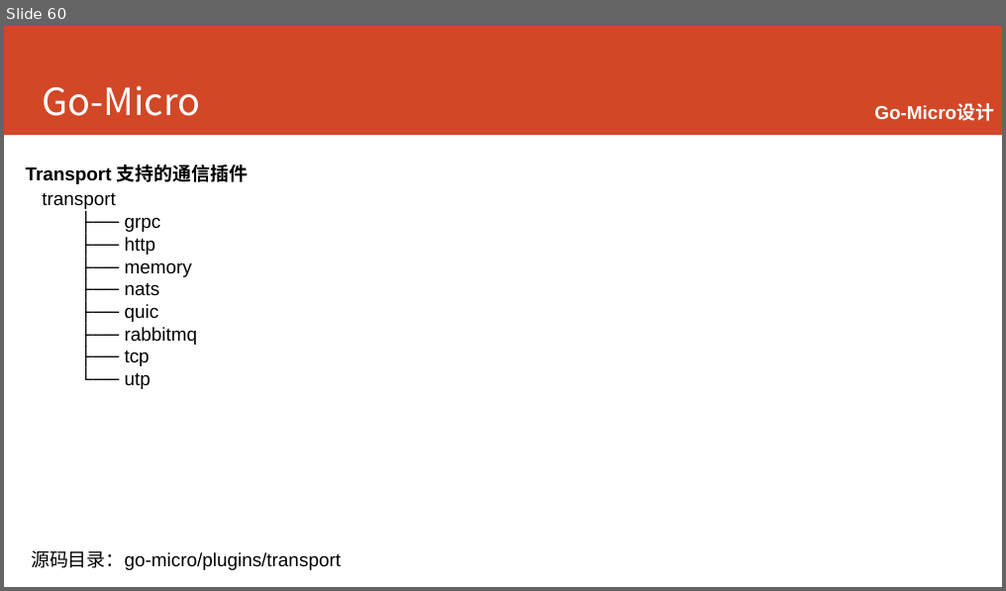
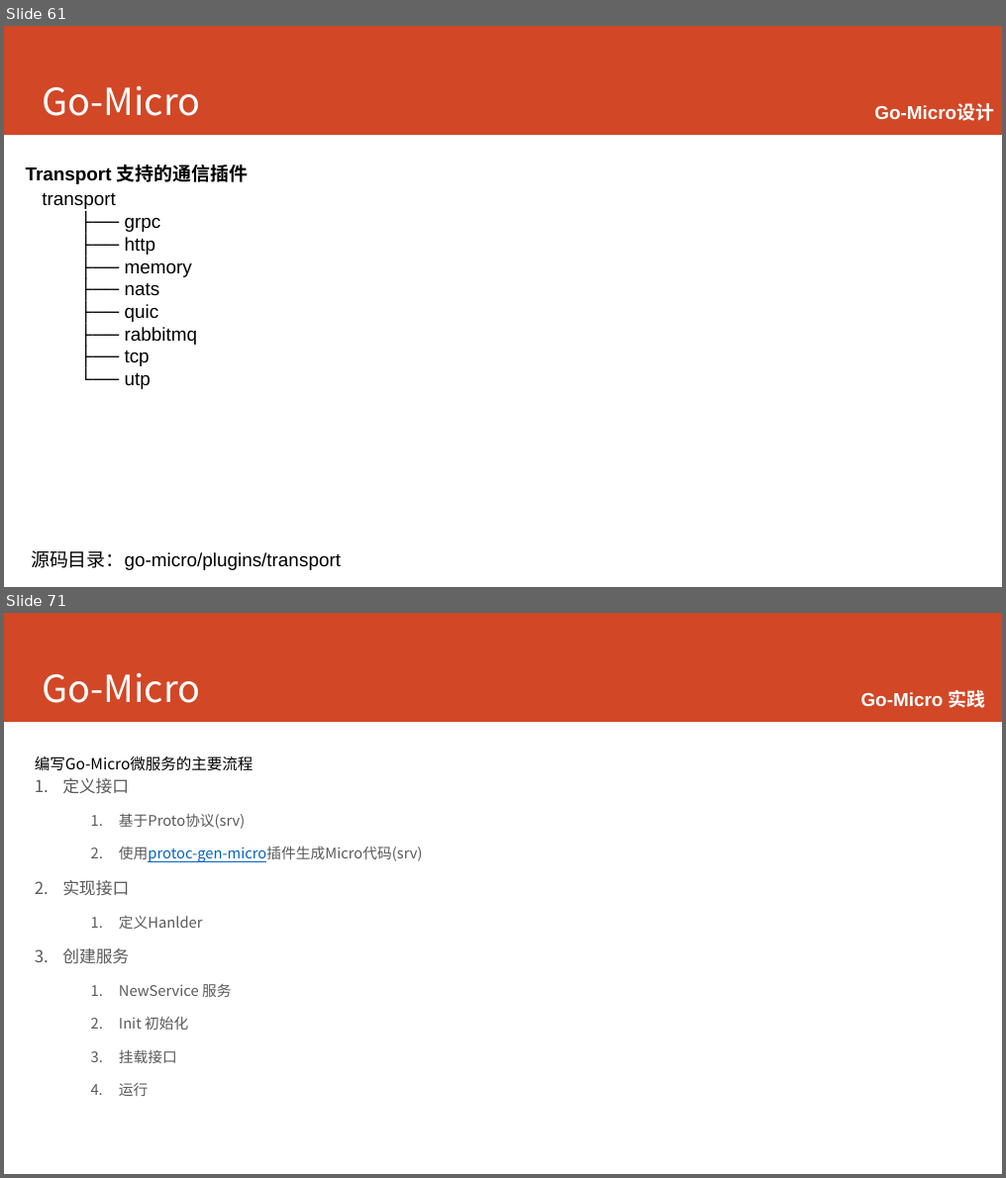
Before and after one commit to printfcoder/printfcoder, a slide deck: course/for-emc/course-for-emc.pptx. Shown one above the other, each under a label of ours: slide 60 before the commit, slides 61 and 71 after it; the slides between them are not shown. The pictures are 1006x591 and 1006x1178 pixels, drawn with LibreOffice and Linux fonts; fonts in the diff are those of the drawing. Boxes give left, top, right and bottom in pixels: in the first picture for what was removed or moved away, otherwise in the second. Text is boxed around its words. In the diff, an @@ line names an element or a change of style, - is before the commit and + after.

```diff
--- a/course/for-emc/course-for-emc.pptx
+++ b/course/for-emc/course-for-emc.pptx
@@ slide 71 added at bbox=[4, 613, 1002, 1174], background #FFFFFF; not listed: 1 template element that a slide beside it also shows @@
@@ title added at bbox=[42, 672, 200, 703], 36 pt, text #FFFFFF @@
+Go-Micro
@@ text added at bbox=[861, 690, 986, 708], 18 pt, text #FFFFFF, bold @@
+  Go-Micro 实践
@@ text added at bbox=[35, 757, 253, 771], 14.8 pt, text #000000 @@
+编写Go-Micro微服务的主要流程
@@ text added at bbox=[62, 778, 423, 1096], 14 pt, text #595959 @@
+1. 定义接口
+  1. 基于Proto协议(srv)
+  2. 使用protoc-gen-micro插件生成Micro代码(srv)
+2. 实现接口
+  1. 定义Hanlder
+3. 创建服务
+  1. NewService 服务
+  2. Init 初始化
+  3. 挂载接口
+  4. 运行
@@ what was slide 60 is now slide 61 @@
```
Also in this commit, not shown: 5 slides changed, 22 other slides added, 4 other files.
